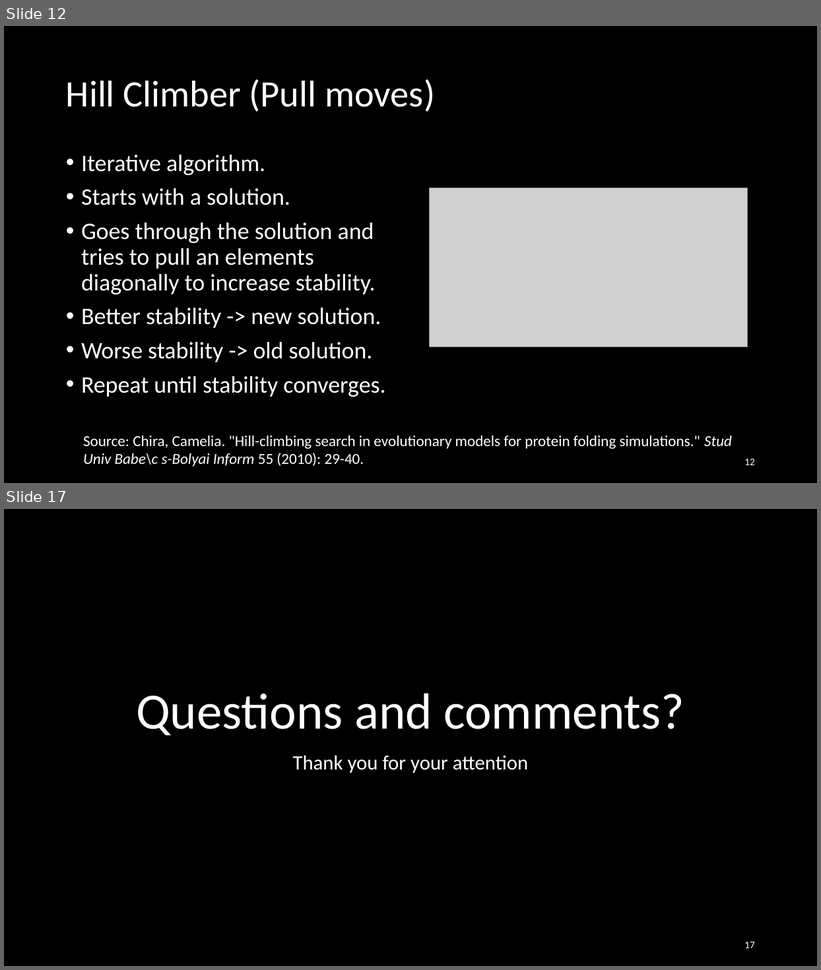
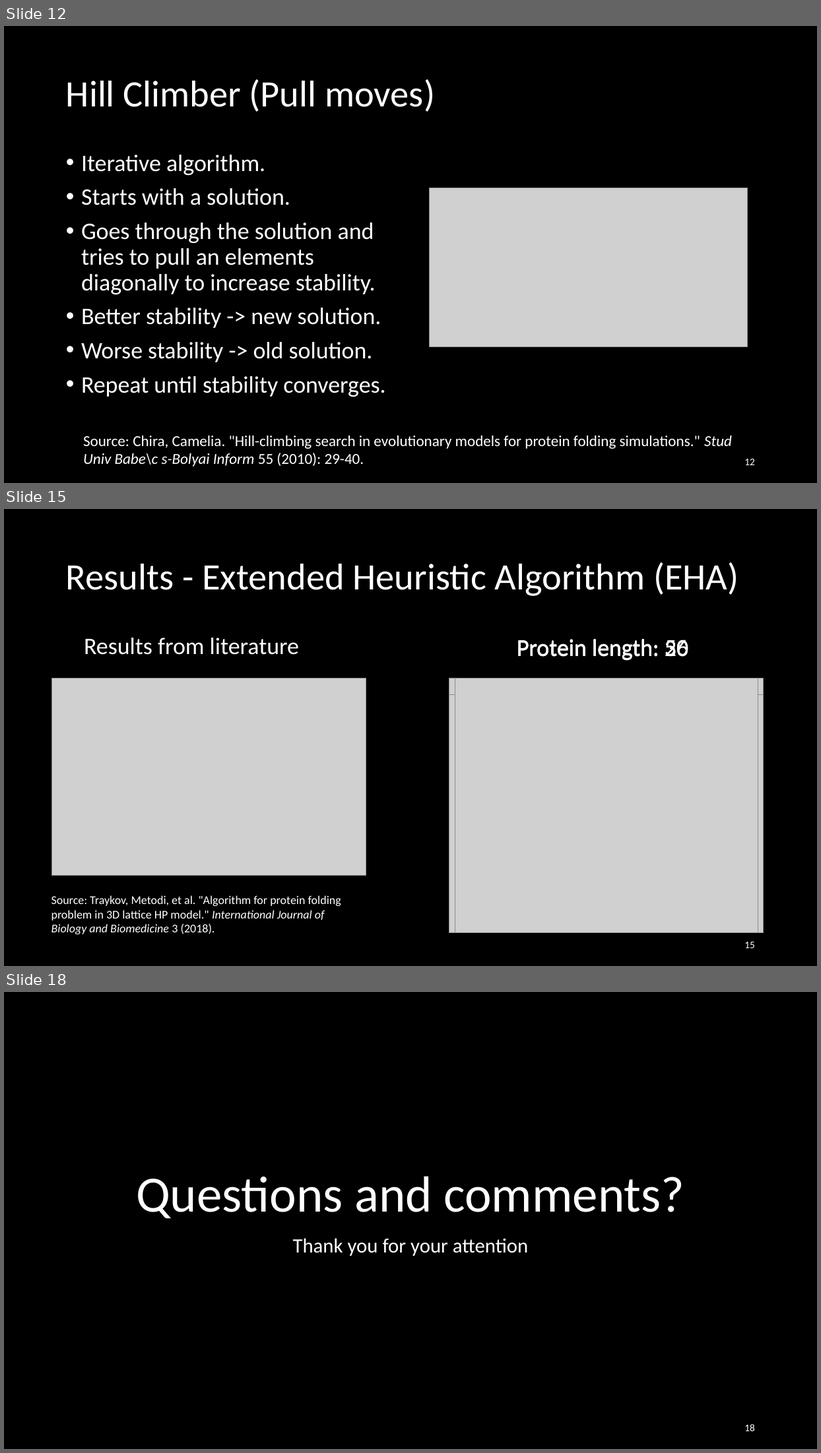
Before and after one commit to Loek21/Protein-Pow-d-er, a slide deck: Documentation/PPP, Week 2, Meeting 1.pptx. Shown one above the other, each under a label of ours: slides 12 and 17 before the commit, slides 12, 15 and 18 after it; the slides between them are not shown. The pictures are 821x970 and 821x1453 pixels, drawn with LibreOffice and Linux fonts; fonts in the diff are those of the drawing; grey boxes stand for pictures. Boxes give left, top, right and bottom in pixels: in the first picture for what was removed or moved away, otherwise in the second. Text is boxed around its words. In the diff, an @@ line names an element or a change of style, - is before the commit and + after.

```diff
--- a/Documentation/PPP, Week 2, Meeting 1.pptx
+++ b/Documentation/PPP, Week 2, Meeting 1.pptx
@@ slide 15 added at bbox=[4, 509, 817, 966], background #000000 @@
@@ title added at bbox=[66, 562, 739, 596], 44 pt, text #FFFFFF @@
+Results - Extended Heuristic Algorithm (EHA)
@@ text added at bbox=[84, 638, 299, 655], 28 pt, text #FFFFFF @@
+Results from literature
@@ text added at bbox=[517, 639, 688, 661], 28 pt, text #FFFFFF @@
+Protein length: 20
@@ text added at bbox=[665, 640, 688, 657], 28 pt, text #FFFFFF @@
+Protein length: 36
@@ text added at bbox=[665, 640, 688, 657], 28 pt, text #FFFFFF @@
+Protein length: 50
@@ picture added at bbox=[52, 679, 366, 875] @@
@@ picture added at bbox=[450, 679, 764, 933] @@
@@ picture added at bbox=[455, 679, 758, 933] @@
@@ picture added at bbox=[450, 695, 764, 933] @@
@@ text added at bbox=[52, 896, 341, 935], 14 pt, text #FFFFFF @@
+Source: Traykov, Metodi, et al. "Algorithm for protein folding problem in 3D lattice HP model." International Journal of Biology and Biomedicine 3 (2018).
@@ page number added at bbox=[745, 942, 755, 949], 12 pt, text #FFFFFF @@
+15
@@ what was slide 17 is now slide 18 @@
@@ page number at bbox=[745, 1424, 755, 1432]: text changed @@
-17
+18
```
Also in this commit, not shown: 3 slides changed, 1 other slide added, 1 slide removed, 1 other file.
